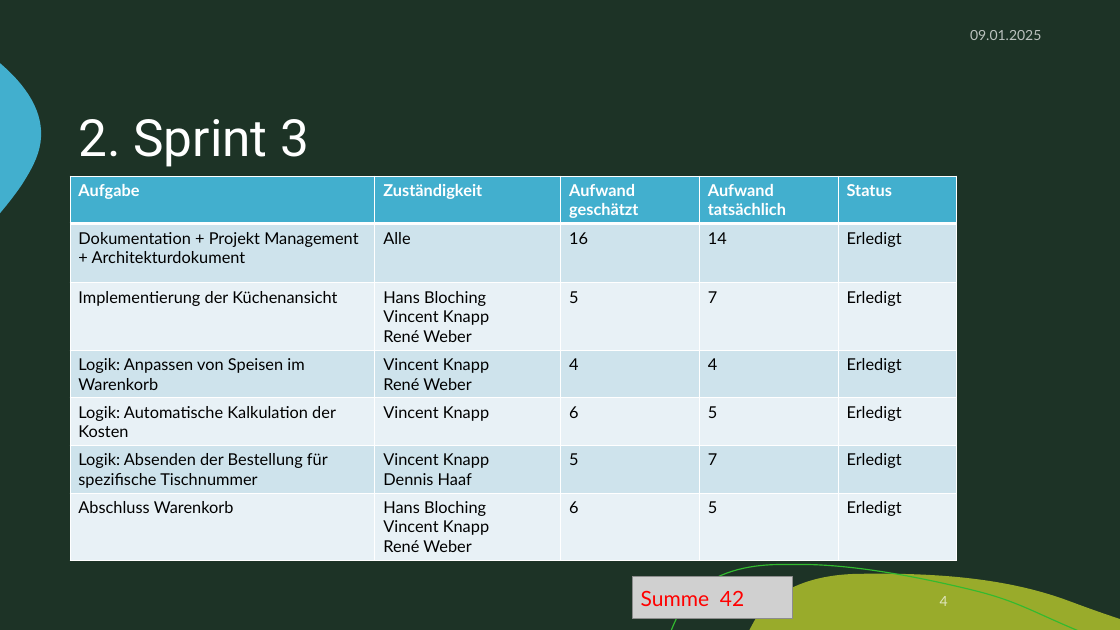
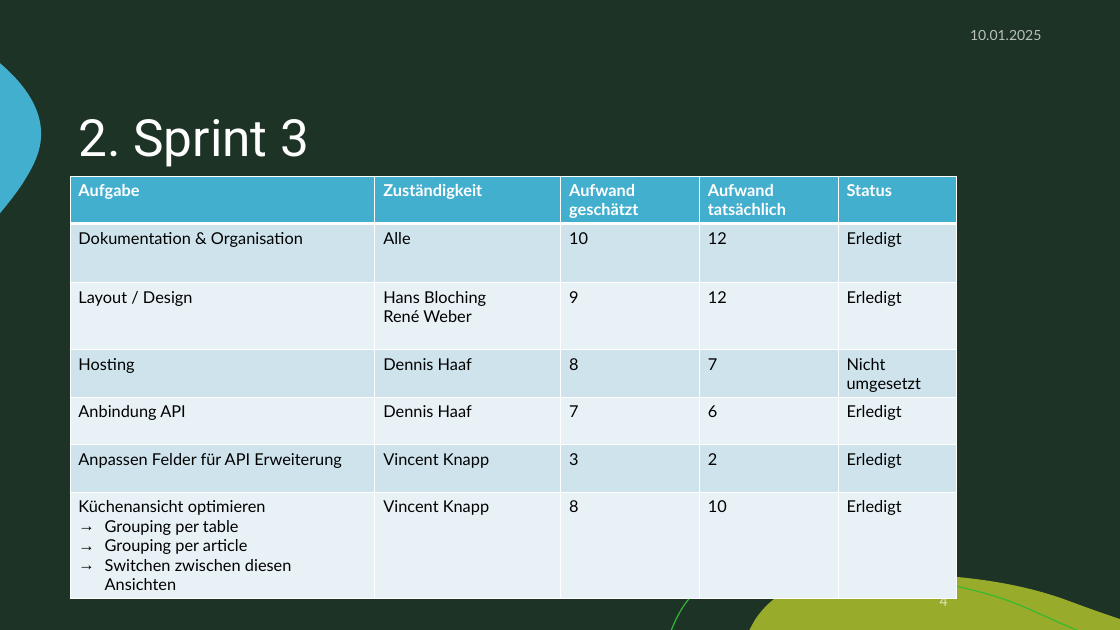
Before and after one commit to zIExpantion/ZumGelbenBach, a slide deck: slide 4 of Dokumente/Sprint-Backlog/Sprint-Backlog3.pptx. Drawn at 1120x630 pixels with LibreOffice and Linux fonts; fonts in the diff are those of the drawing; grey boxes stand for pictures; background and template pictures are left out. Boxes give left, top, right and bottom in pixels: in the first picture for what was removed or moved away, otherwise in the second. Text is boxed around its words. In the diff, an @@ line names an element or a change of style, - is before the commit and + after.

Commit message:
Backlog anpassen

```diff
--- a/Dokumente/Sprint-Backlog/Sprint-Backlog3.pptx
+++ b/Dokumente/Sprint-Backlog/Sprint-Backlog3.pptx
@@ text at [970, 30, 1041, 40]: text changed @@
-09.01.2025
+10.01.2025
@@ table at [70, 176, 956, 599] @@
-row 2: Dokumentation + Projekt Management + Architekturdokument | Alle | 16 | 14 | Erledigt
+row 2: Dokumentation & Organisation | Alle | 10 | 12 | Erledigt
-row 3: Implementierung der Küchenansicht | Hans Bloching / Vincent Knapp / René Weber | 5 | 7 | Erledigt
+row 3: Layout / Design | Hans Bloching / René Weber | 9 | 12 | Erledigt
-row 4: Logik: Anpassen von Speisen im Warenkorb | Vincent Knapp / René Weber | 4 | 4 | Erledigt
+row 4: Hosting | Dennis Haaf | 8 | 7 | Nicht umgesetzt
-row 5: Logik: Automatische Kalkulation der Kosten | Vincent Knapp | 6 | 5 | Erledigt
+row 5: Anbindung API | Dennis Haaf | 7 | 6 | Erledigt
-row 6: Logik: Absenden der Bestellung für spezifische Tischnummer | Vincent Knapp / Dennis Haaf | 5 | 7 | Erledigt
+row 6: Anpassen Felder für API Erweiterung | Vincent Knapp | 3 | 2 | Erledigt
-row 7: Abschluss Warenkorb | Hans Bloching / Vincent Knapp / René Weber | 6 | 5 | Erledigt
+row 7: Küchenansicht optimieren / Grouping per table / Grouping per article / Switchen zwischen diesen Ansichten | Vincent Knapp | 8 | 10 | Erledigt
@@ picture removed at [633, 577, 792, 618] @@
@@ text removed at [641, 590, 744, 606] @@
-Summe 42
```
Also in this commit, not shown: 16 other slides changed, 4 slides added, 1 other file.
